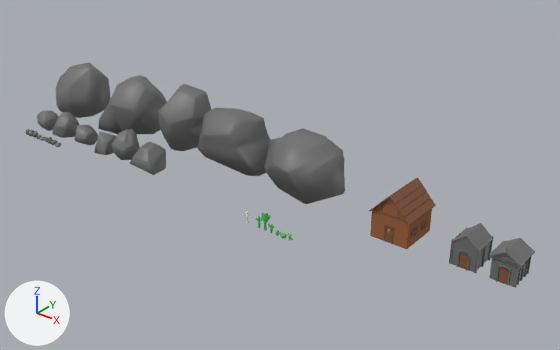
One commit to the Blender file Modelos/Cenario Cowboy/breder semestre2 semana 5.blend: the scene before it, then after it.
Before and after are seen from a 50 mm camera at (56.9, -66.9, 50.1) aimed at (-5.7, 11.4, 1.6). Every picture has the same lights, and +X, +Y and +Z are marked at lower left.

In view in the first picture: 'Cactus5', 'CasaDoCoveiro', 'Cripta1', 'Cripta2', 'PedraMedia.006', 'PedraMedia.007', 'PedraMedia.008', 'PedraMedia.009', 'PedraMedia.010', 'PedraMedia.2', 'PedraMedia.4', 'PedraMedia.5', 'PedraMedia.6'.
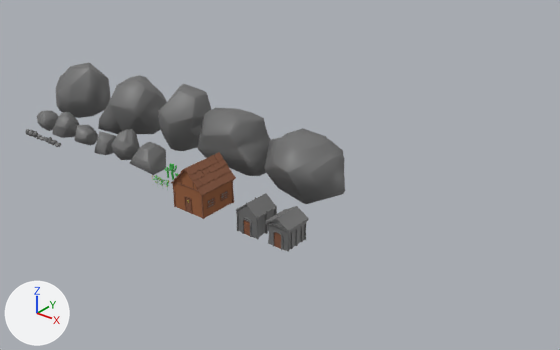
Pixel boxes [x1, y1, x2, y2] of what changed, in the pictures (560 x 350 px):
'CasaDoCoveiro', moved: before [369, 177, 436, 249]; after [171, 152, 236, 219]
'Cripta2', moved: before [489, 238, 535, 288]; after [265, 206, 309, 252]
'Cripta1', moved: before [449, 223, 494, 273]; after [236, 193, 277, 239]
'Cactus5', moved: before [261, 212, 270, 231]; after [169, 163, 177, 180]
'cowboy', hidden: before [242, 212, 253, 223]

The edits, one by one:
Object 'cowboy' (ob_cowboy) is now hidden.
Object 'CasaDoCoveiro' (ob_casadocoveiro) moves from (15.0, 10.0, 0.0) to (-10.0, 0.0, 0.0).
Object 'Cripta1' (ob_cripta1) moves from (25.0, 10.0, 0.0) to (0.0, 0.0, 0.0).
Object 'Cripta2' (ob_cripta2) moves from (30.0, 10.0, 0.0) to (5.0, 0.0, 0.0).
Object 'Cactus5' (ob_cactus5) moves from (1.0, 0.0, 0.0) to (-19.0, 3.0, 0.0).
